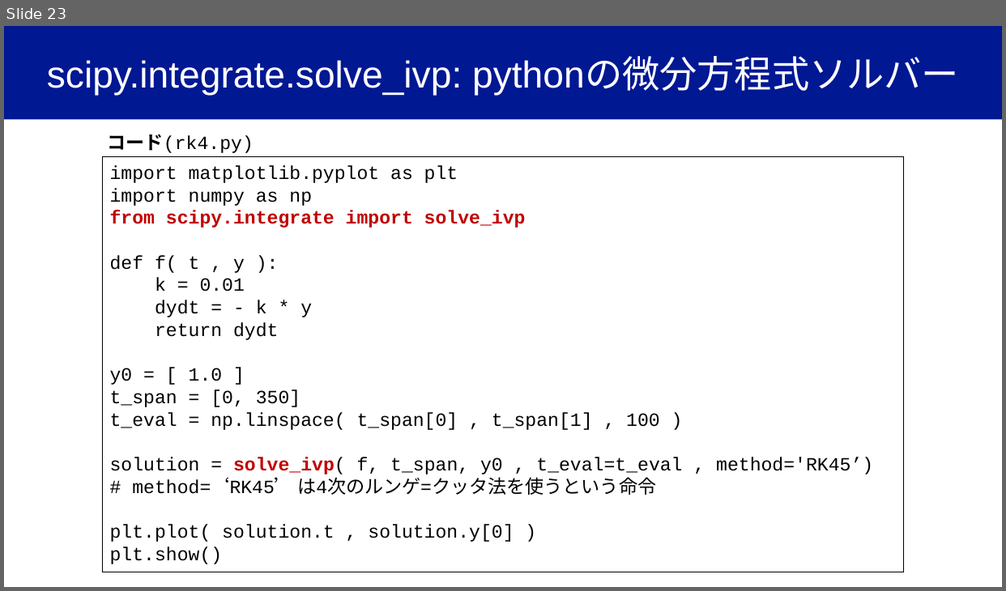
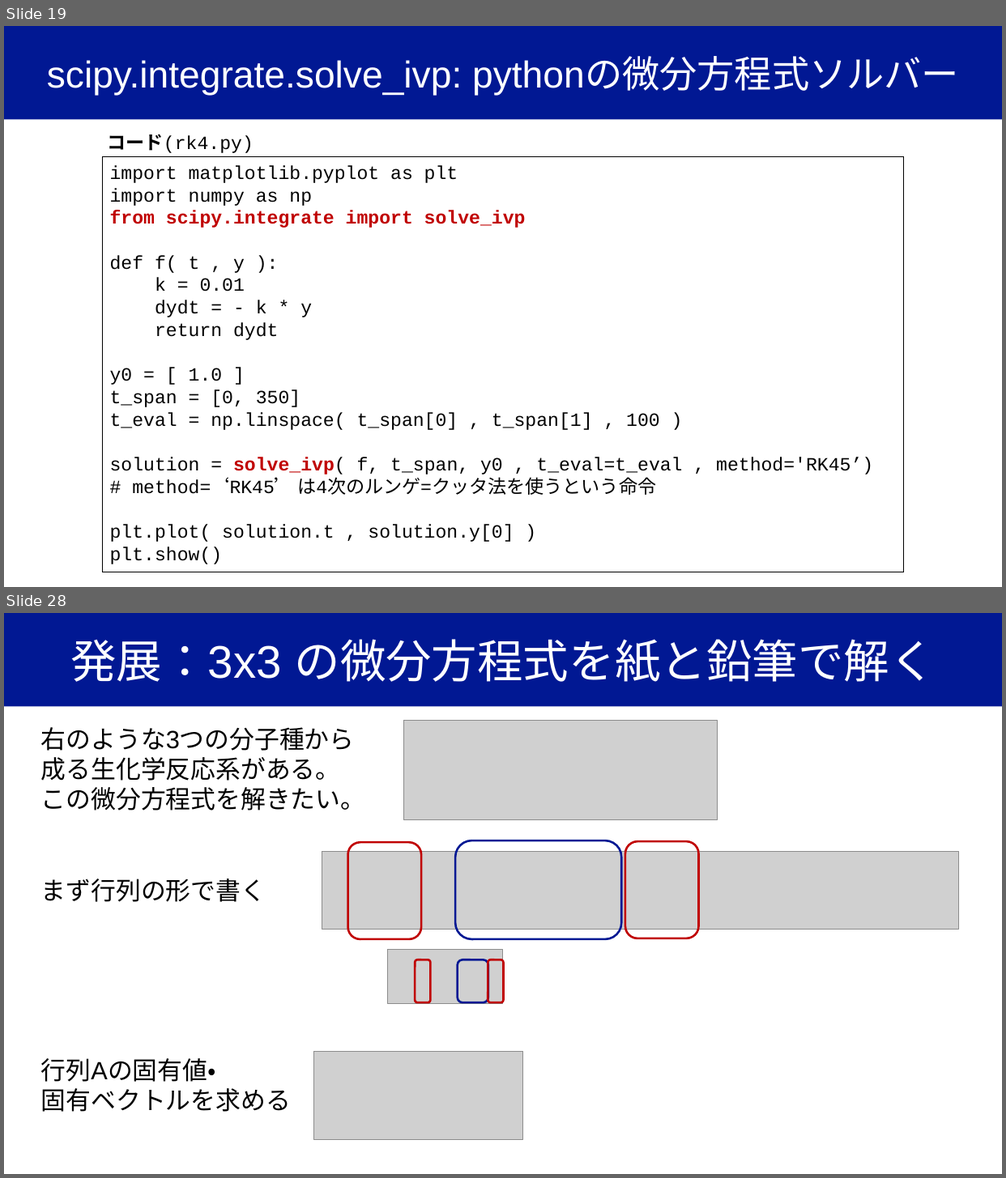
Before and after one commit to YugiLab/Lectures, a slide deck: DS2_2026/Day1/yugi_lecture1_ode.pptx. Shown one above the other, each under a label of ours: slide 23 before the commit, slides 19 and 28 after it; the slides between them are not shown. The pictures are 1006x591 and 1006x1178 pixels, drawn with LibreOffice and Linux fonts; fonts in the diff are those of the drawing; grey boxes stand for pictures. Boxes give left, top, right and bottom in pixels: in the first picture for what was removed or moved away, otherwise in the second. Text is boxed around its words. In the diff, an @@ line names an element or a change of style, - is before the commit and + after.

Commit message:
advanced assignments
いくつかの演習を発展課題に移動

```diff
--- a/DS2_2026/Day1/yugi_lecture1_ode.pptx
+++ b/DS2_2026/Day1/yugi_lecture1_ode.pptx
@@ slide 28 added at [4, 613, 1002, 1174], background #FFFFFF @@
@@ title added at [4, 613, 1002, 707], fill #011893, 44 pt, text #FFFFFF @@
+発展：3x3 の微分方程式を紙と鉛筆で解く
@@ text added at [41, 727, 365, 811], 24 pt, text #000000 @@
+右のような3つの分子種から成る生化学反応系がある。
+この微分方程式を解きたい。
@@ picture added at [404, 720, 718, 820] @@
@@ picture added at [322, 852, 958, 930] @@
@@ rounded rectangle added at [348, 843, 422, 940], outline #C00000 2 pt @@
@@ rounded rectangle added at [455, 841, 621, 939], outline #011893 2 pt @@
@@ rounded rectangle added at [625, 841, 699, 939], outline #C00000 2 pt @@
@@ text added at [41, 879, 266, 902], 24 pt, text #000000 @@
+まず行列の形で書く
@@ picture added at [388, 950, 503, 1004] @@
@@ rounded rectangle added at [415, 960, 431, 1003], outline #C00000 2 pt @@
@@ rounded rectangle added at [458, 960, 488, 1003], outline #011893 2 pt @@
@@ rounded rectangle added at [488, 960, 503, 1003], outline #C00000 2 pt @@
@@ text added at [41, 1059, 291, 1112], 24 pt, text #000000 @@
+行列Aの固有値・
+固有ベクトルを求める
@@ picture added at [314, 1052, 523, 1140] @@
@@ what was slide 23 is now slide 19 @@
```
Also in this commit, not shown: 9 slides changed, 3 other slides added, 2 slides removed, 2 other files.
